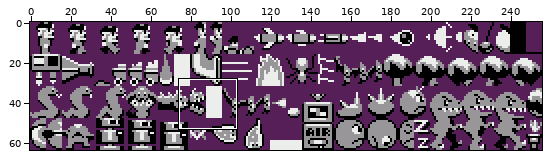
Two versions of one sprite sheet, gfx/sprites.png. Above: a wide view before the commit, with the close-up outlined.
Close-up. Before the edit:
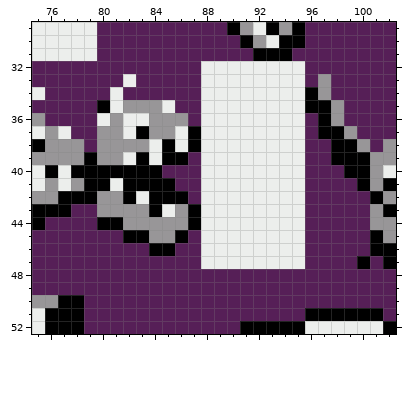
The file is 256x64 pixels. Shown: x 75..102, y 29..52.
After:
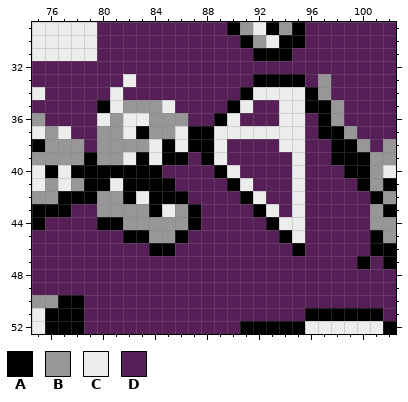
Palette (. is transparent): A #000000  B #989698  C #eceeec  D #561f57
The edit:
@@ x 86..97 @@
 31 DDDDDDAAADDD
-32 DDCCCCCCCCDD
-33 DDCCCCCCCCDB
-34 DDCCCCCCCCAB
-35 DDCCCCCCCCAA
-36 BDCCCCCCCCDA
-37 CACCCCCCCCDA
-38 CACCCCCCCCDD
-39 ADCCCCCCCCDD
-40 DDCCCCCCCCDD
-41 DDCCCCCCCCDD
-42 ADCCCCCCCCDD
-43 BACCCCCCCCDD
-44 BACCCCCCCCDD
-45 ADCCCCCCCCDD
-46 DDCCCCCCCCDD
-47 DDCCCCCCCCDD
+32 DDDDDDDDDDDD
+33 DDDDDDAAAADB
+34 DDDDDACCCCAB
+35 DDDDACDDCCAA
+36 BDDACDDDCCDA
+37 CAACCCCCCCDA
+38 CAACDDDDCCDD
+39 ADACDDDDDCDD
+40 DDDACDDDDCDD
+41 DDDDACDDDCDD
+42 ADDDDACDDCDD
+43 BADDDDACDCDD
+44 BADDDDDACCDD
+45 ADDDDDDDACDD
+46 DDDDDDDDDADD
+47 DDDDDDDDDDDD
 48 DDDDDDDDDDDD
Boxes around the changes in both close-ups, in picture pixels (x1, y1, x2, y2):
changed: (201, 61, 305, 269)
